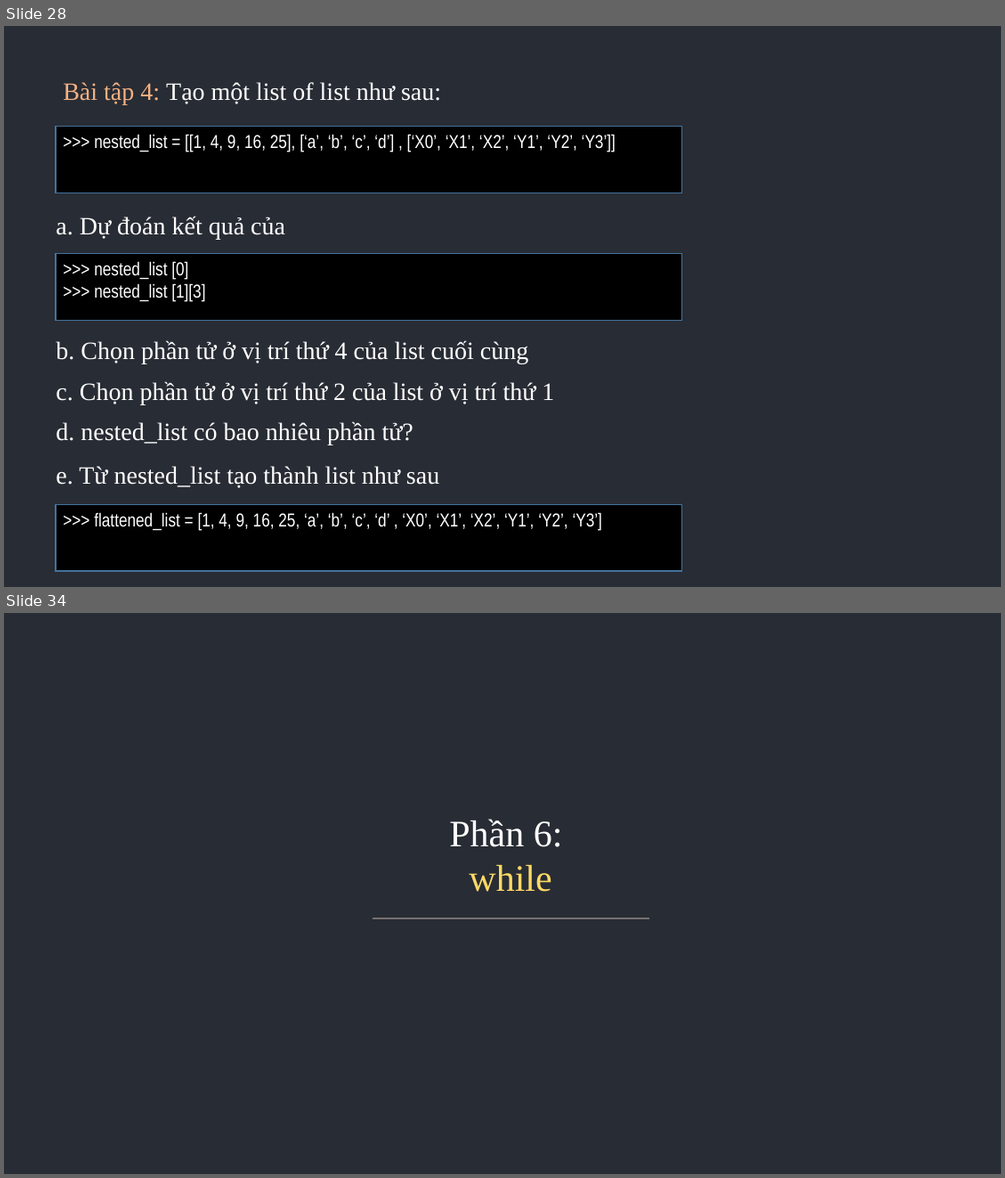
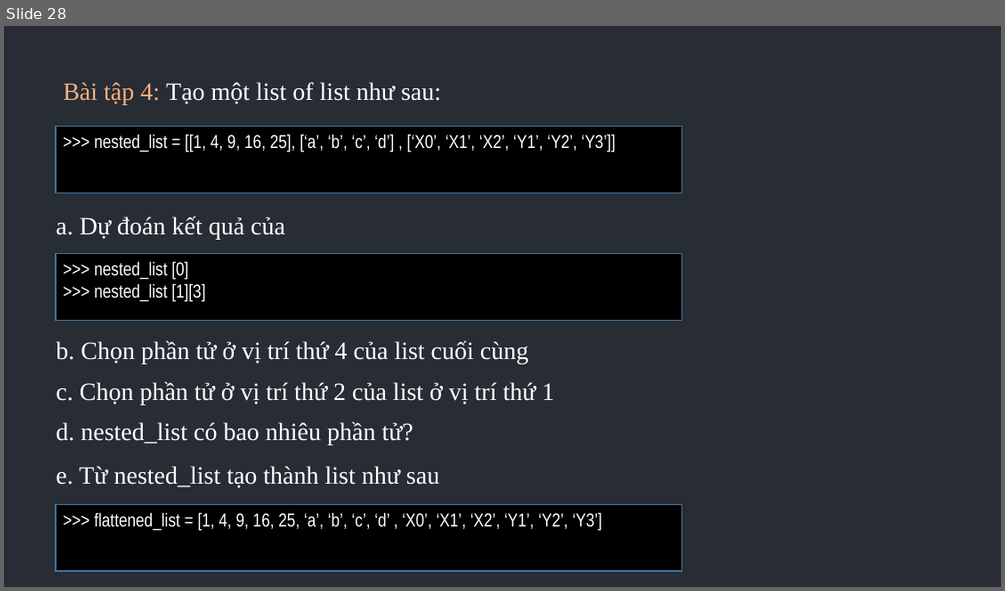
Before and after one commit to KataNguyen/datadriven-project, a slide deck: corp_training/Python Training - Week 1.pptx. Shown one above the other, each under a label of ours: slides 28 and 34 before the commit, slide 28 after it; the slides between them are not shown. The pictures are 1005x1178 and 1005x591 pixels, drawn with LibreOffice and Linux fonts; fonts in the diff are those of the drawing. Boxes give left, top, right and bottom in pixels: in the first picture for what was removed or moved away, otherwise in the second. Text is boxed around its words. In the diff, an @@ line names an element or a change of style, - is before the commit and + after.

```diff
--- a/corp_training/Python Training - Week 1.pptx
+++ b/corp_training/Python Training - Week 1.pptx
@@ slide 34 removed at box(4, 613, 1001, 1174), background #282C34 @@
@@ text removed at box(449, 819, 563, 892) @@
-Phần 6:
-while
@@ line removed from (372, 918) to (649, 918) @@
```
Also in this commit, not shown: 19 other slides removed, 15 other files.
